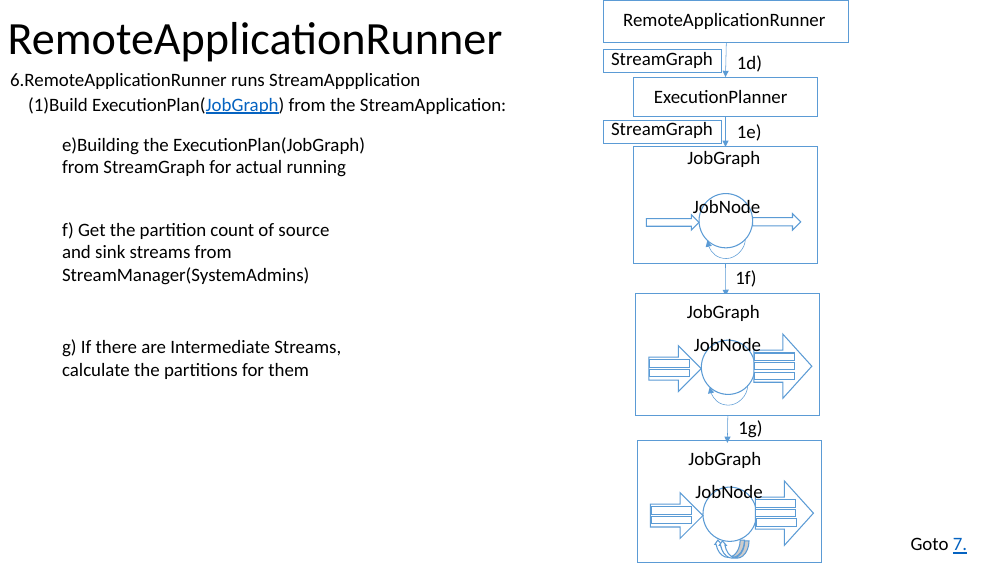
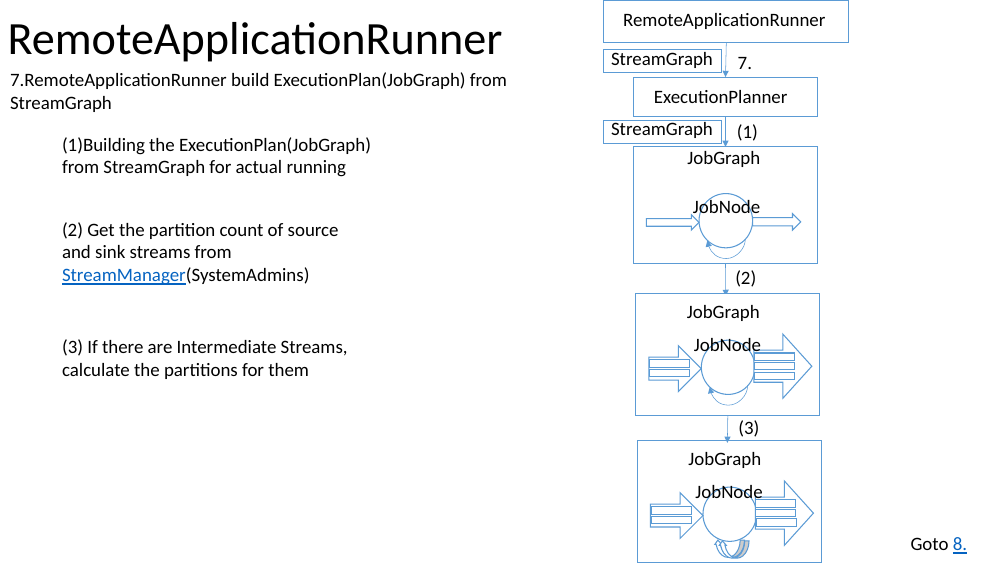
Before and after one commit to Swrrt/Samza-Documents, a slide deck: slide 28 of Documentation/SamzaStructure.pptx (slide 27 before the commit). Drawn at 1008x567 pixels with LibreOffice and Linux fonts; fonts in the diff are those of the drawing. Boxes give left, top, right and bottom in pixels: in the first picture for what was removed or moved away, otherwise in the second. Text is boxed around its words. In the diff, an @@ line names an element or a change of style, - is before the commit and + after.

Commit message:
StreamManager

```diff
--- a/Documentation/SamzaStructure.pptx
+++ b/Documentation/SamzaStructure.pptx
@@ text at [738,57,752,69]: text changed @@
-1d)
+7.
@@ text at [10,72,507,112]: text changed @@
-6.RemoteApplicationRunner runs StreamAppplication
+7.RemoteApplicationRunner build ExecutionPlan(JobGraph) from StreamGraph
@@ text removed at [28,97,506,114] @@
-(1)Build ExecutionPlan(JobGraph) from the StreamApplication:
@@ text at [62,137,371,177]: text changed @@
-e)Building the ExecutionPlan(JobGraph) from StreamGraph for actual running
+(1)Building the ExecutionPlan(JobGraph) from StreamGraph for actual running
@@ text at [737,124,758,141]: text changed @@
-1e)
+(1)
@@ text at [62,222,339,285]: text changed @@
-f) Get the partition count of source and sink streams from StreamManager(SystemAdmins)
+(2) Get the partition count of source and sink streams from StreamManager(SystemAdmins)
@@ text at [735,270,756,287]: text changed @@
-1f)
+(2)
@@ text at [62,339,348,379]: text changed @@
-g) If there are Intermediate Streams, calculate the partitions for them
+(3) If there are Intermediate Streams, calculate the partitions for them
@@ text at [738,420,759,437]: text changed @@
-1g)
+(3)
@@ text at [911,537,967,554]: text changed @@
-Goto 7.
+Goto 8.
```
Also in this commit, not shown: 23 other slides changed, 1 slide added.
